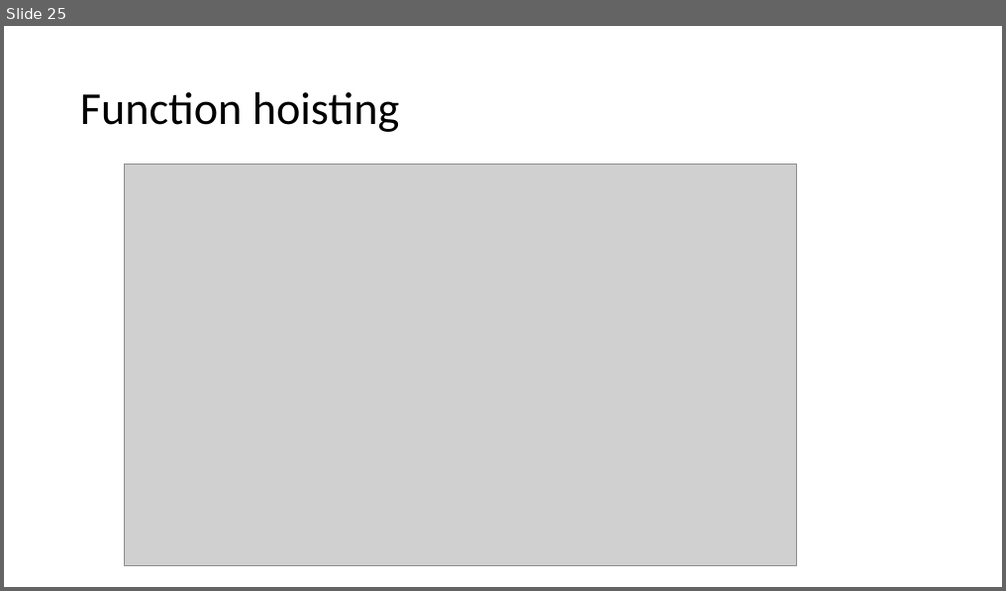
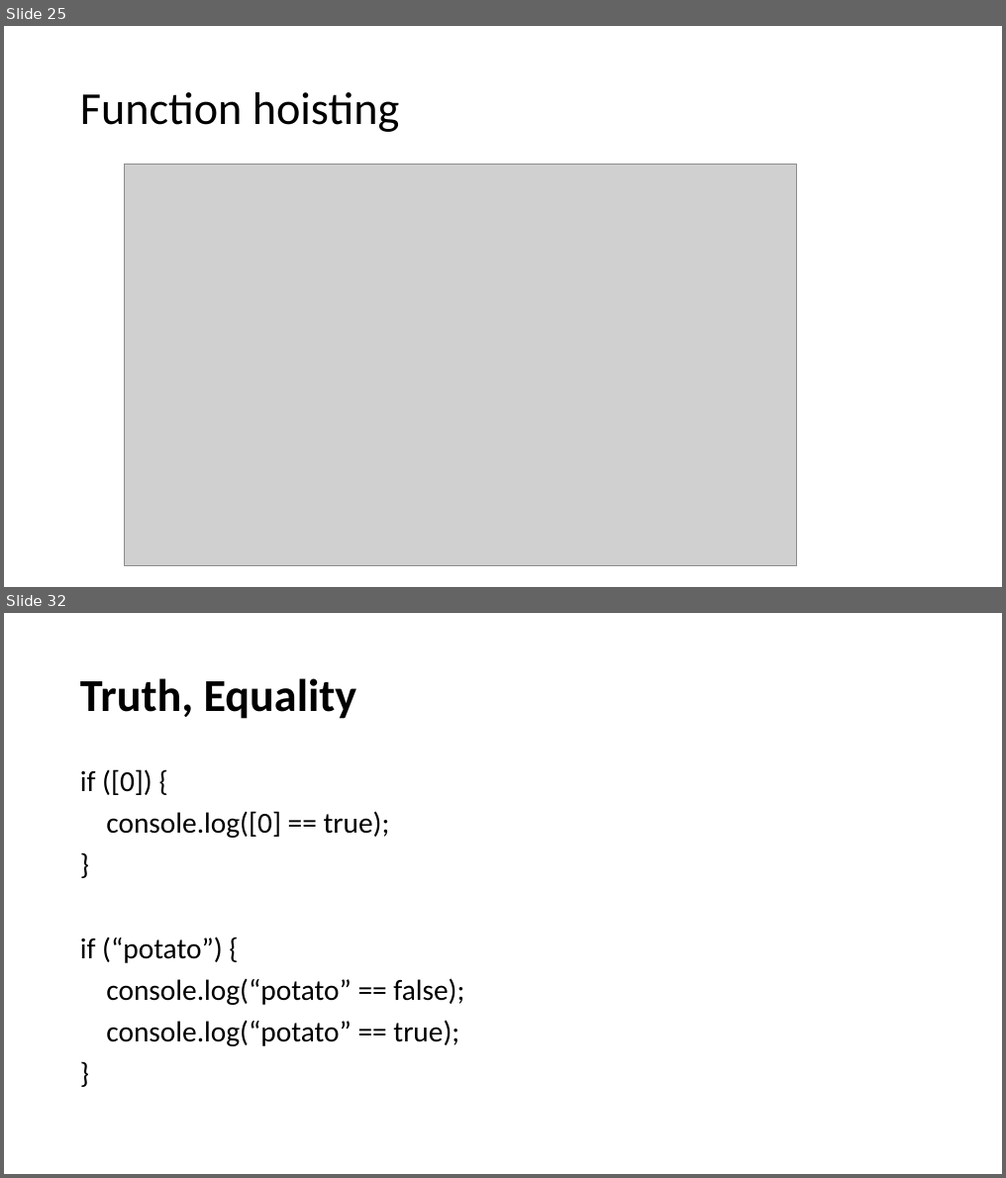
Before and after one commit to logan2013/java8, a slide deck: JavaScript.pptx. Shown one above the other, each under a label of ours: slide 25 before the commit, slides 25 and 32 after it; the slides between them are not shown. The pictures are 1006x591 and 1006x1178 pixels, drawn with LibreOffice and Linux fonts; fonts in the diff are those of the drawing; grey boxes stand for pictures. Boxes give left, top, right and bottom in pixels: in the first picture for what was removed or moved away, otherwise in the second. Text is boxed around its words. In the diff, an @@ line names an element or a change of style, - is before the commit and + after.

```diff
--- a/JavaScript.pptx
+++ b/JavaScript.pptx
@@ slide 32 added at (4,613,1002,1174), background #FFFFFF @@
@@ title added at (80,678,357,719), 44 pt, text #000000, bold @@
+Truth, Equality
@@ text added at (80,769,464,1047), 28 pt, text #000000 @@
+if ([0]) {
+console.log([0] == true);
+}
+if (“potato”) {
+console.log(“potato” == false);
+console.log(“potato” == true);
+}
```
Also in this commit, not shown: 3 slides changed, 9 other slides added, 3 slides removed.
